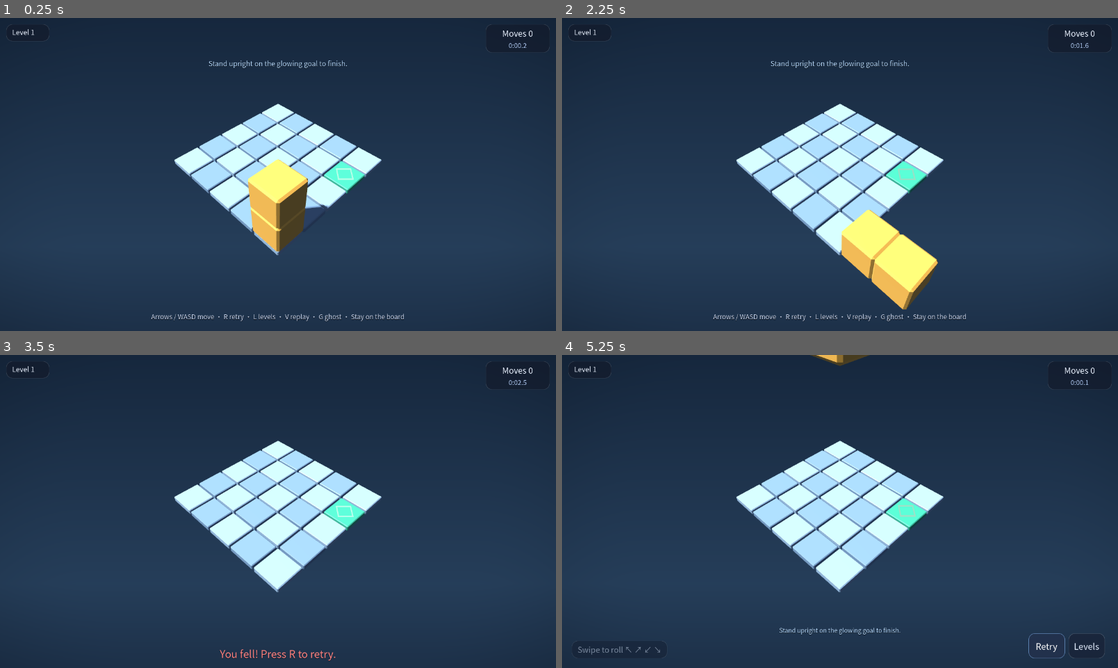
Above: before the commit, frames 1-4 (two rows, left to right).
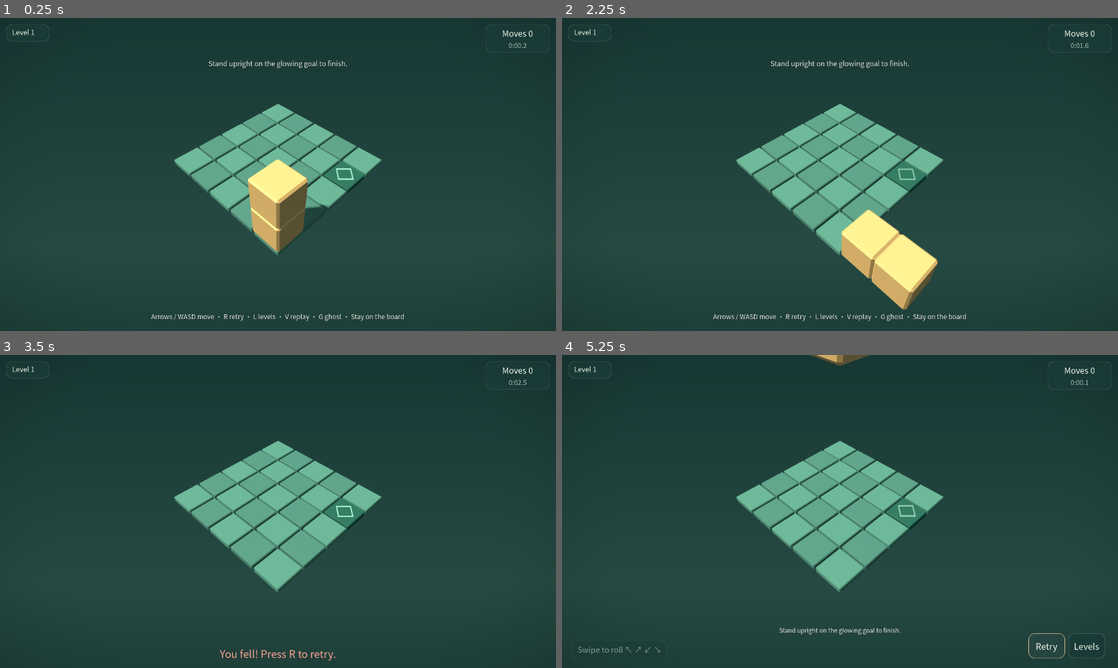
Above: after the commit, the same moments.

Repository: EasyIndie/EasyGodot
Game: Godot game, scene res://scenes/main.tscn
The game is run twice, just before and just after one commit, with the same random seed, the same clock (stepped at 60 frames per second) and the same inputs.
Inputs (mouse positions are in pixels of both pictures, inside the frame that each line leads up to):
- Up to frame 1 (0.25 s): no input
- Up to frame 2 (2.25 s): tap Enter at 0.5 s; move the mouse to (962, 158) at 0.52 s; hold Right 0.53-1.25 s; tap R at 0.6 s; click (962, 158) at 0.67 s; tap Space at 0.77, 1.07, 2 s; drag from (728, 190) to (812, 237) at 1.27 s; move the mouse to (895, 105) at 2.02 s; hold Right from 2.03 s (still down); tap V at 2.1 s
- Up to frame 3 (3.5 s): release Right at 2.75 s; drag from (250, 574) to (111, 464) at 2.77 s
- Up to frame 4 (5.25 s): tap R at 3.5 s; move the mouse to (1006, 558) at 3.52 s; hold Left 3.53-4.25 s; tap T at 3.6 s; tap Space at 3.77, 4.07 s; click "Retry" at 4.25 s; click "Retry" at 5 s

The runs differ from the first frame. In frame 1, 9.2% of the frame differs, in the area x 1-99%, y 2-97%; in frame 2, 11%; in frame 3, 11%; in frame 4, 11%.

Commit message:
Redesign visual themes and fill responsive level grid

Diff:
--- a/games/puzzle-core/i18n/en.json
+++ b/games/puzzle-core/i18n/en.json
@@ -121,5 +121,9 @@
   "组合路线": "Connecting Paths",
   "终章挑战": "Final Challenge",
   "再玩一遍会重新开始一轮：通关进度重新计\n本机记录与已解锁关卡保留": "Start a new round with fresh completion progress.\nYour records and unlocked levels are kept.",
-  "本机保存进度、成绩、回放和偏好；游戏不上传记录。\n\n无账号、广告或追踪 SDK。\n\n可重置进度删除记录。分 …(276 unchanged characters)… ll policy, Web access logs and support."
+  "本机保存进度、成绩、回放和偏好；游戏不上传记录。\n\n无账号、广告或追踪 SDK。\n\n可重置进度删除记录。分 …(276 unchanged characters)… ll policy, Web access logs and support.",
+  "青玉庭院": "Jade Garden",
+  "暖陶工坊": "Clay Atelier",
+  "暮紫幻境": "Twilight Dream",
+  "深海流光": "Ocean Glow"
 }
--- a/games/puzzle-core/meta/level_select.gd
+++ b/games/puzzle-core/meta/level_select.gd
@@ -17,6 +17,7 @@
 const Shapes = preload("res://core/shapes.gd")
 
 signal level_chosen(index: int)
+signal theme_selected(id: String)
 signal theme_requested
 signal language_requested
 signal closed
@@ -55,6 +56,7 @@
 var _reset_btn: Button
 var _ghost_btn: Button
 var _theme_btn: Button
+var _theme_choices: Dictionary = {}
 var _language_btn: Button
 var _pad_btn: Button
 var _share_btn: Button
@@ -132,6 +134,32 @@
 	_subtitle.add_theme_color_override("font_color", FG_OPT)
 	box.add_child(_subtitle)
 
+	_theme_btn = Button.new()
+	_theme_btn.custom_minimum_size.y = 44.0
+	_theme_btn.pressed.connect(func() -> void: theme_requested.emit())
+	box.add_child(_theme_btn)
+	var theme_grid := GridContainer.new()
+	theme_grid.columns = 2
+	theme_grid.add_theme_constant_override("h_separation", 8)
+	theme_grid.add_theme_constant_override("v_separation", 8)
+	box.add_child(theme_grid)
+	var visual_theme = preload("res://meta/visual_theme.gd")
+	for theme_id in visual_theme.IDS:
+		var choice := Button.new()
+		choice.text = visual_theme.title(theme_id).replace(" ", "\n")
+		choice.clip_text = true
+		choice.custom_minimum_size.y = 44.0
+		choice.size_flags_horizontal = Control.SIZE_EXPAND_FILL
+		choice.add_theme_font_size_override("font_size", 13)
+		var colors: Dictionary = visual_theme.palette(theme_id)
+		for state in ["font_color", "font_hover_color", "font_pressed_color"]:
+			choice.add_theme_color_override(state, colors["text"])
+		choice.add_theme_stylebox_override("normal", _sb(colors["panel"], colors["block"], 1))
+		choice.add_theme_stylebox_override("hover", _sb(colors["panel"].lightened(0.08), colors["block"], 2))
+		choice.add_theme_stylebox_override("pressed", _sb(colors["panel"], colors["block"], 3))
+		choice.pressed.connect(func() -> void: theme_selected.emit(theme_id))
+		_theme_choices[theme_id] = choice
+		theme_grid.add_child(choice)
 	_grid = GridContainer.new()
 	_grid.columns = COLS
 	_grid.add_theme_constant_override("h_separation", 8)
@@ -227,10 +255,6 @@
 	_reset_btn.pressed.connect(_on_reset_pressed)
 	row.add_child(_reset_btn)
 
-	_theme_btn = Button.new()
-	_theme_btn.custom_minimum_size.y = 44.0
-	_theme_btn.pressed.connect(func() -> void: theme_requested.emit())
-	box.add_child(_theme_btn)
 	_language_btn = Button.new()
 	_language_btn.custom_minimum_size.y = 44.0
 	_language_btn.pressed.connect(func() -> void: language_requested.emit())
@@ -336,6 +360,8 @@
 
 	var b := Button.new()
 	b.custom_minimum_size = CARD
+	# GridContainer 把剩余宽度均分到各列，降列后也与其它菜单内容齐边。
+	b.size_flags_horizontal = Control.SIZE_EXPAND_FILL
 	b.focus_mode = Control.FOCUS_ALL if unlocked else Control.FOCUS_NONE
 	b.disabled = not unlocked
 	b.add_theme_stylebox_override("normal", _sb(CARD_BG, EDGE, 1))
--- a/games/puzzle-core/meta/touch_controls.gd
+++ b/games/puzzle-core/meta/touch_controls.gd
@@ -86,6 +86,7 @@
 var _hint_label: Label
 var _dir_buttons: Array = []
 var _action_buttons: Array = []
+var _theme_colors: Dictionary = {}
 var _replay_button: Button = null
 var _unit: float = 64.0
 var _screen_dirs: Dictionary = {}   # 由 main.gd 用相机 unproject 现算后注入
@@ -268,6 +269,8 @@
 			b.add_theme_stylebox_override("normal", _sb(Color(0.09, 0.12, 0.20, 0.62), Color(1, 1, 1, 0.14)))
 			b.add_theme_stylebox_override("hover", _sb(Color(0.14, 0.19, 0.30, 0.72), Color(0.55, 0.75, 1.0, 0.60)))
 
+	if not _theme_colors.is_empty():
+		apply_visual_theme(_theme_colors)
 	_apply_layout()
 
 
@@ -588,3 +591,18 @@
 		var b: Button = _dir_buttons[i]
 		var on: bool = _flash.has(_btn_dirs[i])
 		b.modulate = Color(1.10, 1.16, 1.28) if on else Color.WHITE
+
+
+func apply_visual_theme(colors: Dictionary) -> void:
+	_theme_colors = colors
+	for b in _dir_buttons + _action_buttons:
+		for state in ["font_color", "font_hover_color", "font_pressed_color"]:
+			b.add_theme_color_override(state, colors["text"])
+		b.add_theme_stylebox_override("normal", _sb(colors["panel"], Color(colors["muted"], 0.3)))
+		b.add_theme_stylebox_override("hover", _sb(colors["panel"].lightened(0.06), colors["accent"]))
+		b.add_theme_stylebox_override("pressed", _sb(colors["panel"].lightened(0.12), colors["accent"]))
+	_hint.get_theme_stylebox("panel").bg_color = colors["panel"]
+	_hint_label.add_theme_color_override("font_color", colors["text"])
+	if _replay_playing:
+		_action_buttons[2].add_theme_stylebox_override("normal", _sb(Color("713e42"), Color("ffac9b")))
+		_action_buttons[2].add_theme_color_override("font_color", Color("fff3ed"))
--- a/games/puzzle-core/meta/visual_theme.gd
+++ b/games/puzzle-core/meta/visual_theme.gd
@@ -1,31 +1,47 @@
-# 主题共用造型与机关语义，只替换材质和背景配色。
+# 独立的材质、光照与界面配方；旧主题 ID 保持存档兼容。
 extends RefCounted
-
-const IDS := ["mist", "porcelain", "candy"]
-const TITLES := ["雾蓝暖金", "瓷白琥珀", "糖果珊瑚"]
-
+const IDS := ["mist", "porcelain", "candy", "abyss"]
+const TITLES := ["青玉庭院", "暖陶工坊", "暮紫幻境", "深海流光"]
 static func valid(id: String) -> String:
 	return id if IDS.has(id) else IDS[0]
-
 static func title(id: String) -> String:
 	return preload("res://meta/i18n.gd").t(TITLES[IDS.find(valid(id))])
-
 static func next(id: String) -> String:
 	return IDS[(IDS.find(valid(id)) + 1) % IDS.size()]
-
 static func palette(id: String) -> Dictionary:
-	var colors := {
-		"tile_a": Color("8faec5"), "tile_b": Color("7595b1"),
-		"block": Color("efb853"), "goal": Color("3da889"), "ring": Color("b4ffe3"),
-		"switch": Color("e8bc72"), "bridge": Color("50b9d0"),
-		"portal_a": Color("bb8aeb"), "portal_b": Color("64dcc8"),
-		"bg_top": Color("101b2c"), "bg_mid": Color("273e59"), "bg_bottom": Color("111b2c"),
+	var c := {
+		"tile_a": Color("4f857a"), "tile_b": Color("46776f"), "block": Color("e4b97d"),
+		"goal": Color("245a50"), "ring": Color("a3e8c5"), "switch": Color("daab56"),
+		"bridge": Color("499eaf"), "portal_a": Color("9a72b4"), "portal_b": Color("61bba2"),
+		"bg_top": Color("112c2b"), "bg_mid": Color("284a43"), "bg_bottom": Color("132d2a"),
+		"panel": Color("193a36e8"), "text": Color("edf4e9"), "muted": Color("afc8bb"),
+		"accent": Color("e4c694"), "light": Color("fff1d6"), "ambient": Color("b4cabf"),
+		"energy": 0.85, "ambient_energy": 0.48, "roughness": 0.75, "metallic": 0.0,
+		"block_roughness": 0.5, "block_metallic": 0.12,
 	}
 	match valid(id):
 		"porcelain":
-			colors.merge({"tile_a": Color("e0e5e8"), "tile_b": Color("bdcad3"), "block": Color("dda351"),
-				"bg_top": Color("151923"), "bg_mid": Color("333d4c"), "bg_bottom": Color("121822")}, true)
+			c.merge({"tile_a": Color("c8b5a0"), "tile_b": Color("bda88f"), "block": Color("af5741"),
+				"goal": Color("557e70"), "ring": Color("c4e6bf"),
+				"bg_top": Color("e4d9c8"), "bg_mid": Color("f2e8d8"), "bg_bottom": Color("d8c8b3"),
+				"panel": Color("fff8ede8"), "text": Color("453b32"), "muted": Color("756657"),
+				"accent": Color("9a4b38"), "light": Color("fff1dd"), "ambient": Color("d6c9b7"),
+				"energy": 0.78, "ambient_energy": 0.55, "roughness": 0.92,
+				"block_roughness": 0.85, "block_metallic": 0.0}, true)
 		"candy":
-			colors.merge({"tile_a": Color("b2a5dd"), "tile_b": Color("8e83bb"), "block": Color("ef9181"),
-				"bg_top": Color("211b34"), "bg_mid": Color("4b3d64"), "bg_bottom": Color("211c32")}, true)
-	return colors
+			c.merge({"tile_a": Color("71648e"), "tile_b": Color("62567f"), "block": Color("e0a7b0"),
+				"goal": Color("374c68"), "ring": Color("8ddcdd"),
+				"bg_top": Color("231d38"), "bg_mid": Color("453554"), "bg_bottom": Color("251e36"),
+				"panel": Color("30253fe8"), "text": Color("f5e9f2"), "muted": Color("c5afcf"),
+				"accent": Color("e5b6c2"), "light": Color("ffe5ed"), "ambient": Color("c1b6d7"),
+				"energy": 0.82, "ambient_energy": 0.48, "roughness": 0.62,
+				"block_roughness": 0.35, "block_metallic": 0.15}, true)
+		"abyss":
+			c.merge({"tile_a": Color("254a65"), "tile_b": Color("203e58"), "block": Color("e3a94e"),
+				"goal": Color("163e4a"), "ring": Color("60e0d4"),
+				"bg_top": Color("081521"), "bg_mid": Color("142c40"), "bg_bottom": Color("081623"),
+				"panel": Color("102536e8"), "text": Color("e3f1f4"), "muted": Color("99b7c6"),
+				"accent": Color("e5bb70"), "light": Color("deeeff"), "ambient": Color("93b5cd"),
+				"energy": 0.9, "ambient_energy": 0.55, "roughness": 0.5,
+				"block_roughness": 0.28, "block_metallic": 0.28}, true)
+	return c
--- a/games/puzzle-core/scenes/game.gd
+++ b/games/puzzle-core/scenes/game.gd
@@ -638,7 +638,9 @@
 shader_type spatial;
 render_mode cull_back, diffuse_burley, specular_schlick_ggx;
 uniform vec3 base_color : source_color = vec3(0.38, 0.46, 0.66);
-uniform float top_boost = 0.10;
+uniform float top_boost = 0.025;
+uniform float surface_roughness = 0.75;
+uniform float surface_metallic = 0.0;
 uniform float edge_dark = 0.12;
 uniform float glow : hint_range(0.0, 2.0) = 0.0;
 void fragment() {
@@ -649,15 +651,17 @@
 	float rim = smoothstep(0.0, 0.09, min(e.x, e.y));
 	c *= mix(0.95, 1.0, rim);
 	ALBEDO = c;
-	ROUGHNESS = 0.46;
-	METALLIC = 0.0;
+	ROUGHNESS = surface_roughness;
+	METALLIC = surface_metallic;
 	EMISSION = base_color * glow;
 }
 """
 	var mat := ShaderMaterial.new()
 	mat.shader = sh
 	mat.set_shader_parameter("base_color", base)
-	mat.set_shader_parameter("glow", glow)
+	mat.set_shader_parameter("glow", glow * 0.35)
+	mat.set_shader_parameter("surface_roughness", _colors["roughness"])
+	mat.set_shader_parameter("surface_metallic", _colors["metallic"])
 	return mat
 
 
@@ -676,7 +680,7 @@
 uniform float energy = 1.0;
 void fragment() {
 	ALBEDO = ring_color * energy;
-	EMISSION = ring_color * energy;
+	EMISSION = vec3(0.0);
 }
 """
 	var mat := ShaderMaterial.new()
@@ -889,15 +893,17 @@
 render_mode cull_back, diffuse_burley, specular_schlick_ggx;
 uniform vec3 base_color : source_color = vec3(1.0, 0.6, 0.22);
 uniform float flash = 0.0;
+uniform float surface_roughness = 0.5;
+uniform float surface_metallic = 0.1;
 void fragment() {
 	vec3 wn = normalize((INV_VIEW_MATRIX * vec4(NORMAL, 0.0)).xyz);
 	float up = clamp(wn.y, 0.0, 1.0);
-	vec3 c = base_color * mix(0.88, 1.12, up);
+	vec3 c = base_color * mix(0.82, 1.02, up);
 	float fres = pow(1.0 - clamp(dot(normalize(NORMAL), VIEW), 0.0, 1.0), 2.5);
-	c += vec3(0.34, 0.40, 0.52) * fres * 0.12;
+	c += vec3(0.34, 0.40, 0.52) * fres * 0.035;
 	ALBEDO = c;
-	ROUGHNESS = 0.36;
-	METALLIC = 0.08;
+	ROUGHNESS = surface_roughness;
+	METALLIC = surface_metallic;
 	EMISSION = (base_color * 0.8 + vec3(0.5)) * flash;
 }
 """
@@ -905,6 +911,8 @@
 	mat.shader = sh
 	mat.set_shader_parameter("base_color", base)
 	mat.set_shader_parameter("flash", 0.0)
+	mat.set_shader_parameter("surface_roughness", _colors["block_roughness"])
+	mat.set_shader_parameter("surface_metallic", _colors["block_metallic"])
 	return mat
 
 
@@ -942,7 +950,7 @@
 	_glow_t += delta
 	var pulse: float = 0.5 + 0.42 * sin(_glow_t * 2.0)
 	if _tile_mat_goal != null:
-		_tile_mat_goal.set_shader_parameter("glow", 0.12 + 0.14 * pulse)
+		_tile_mat_goal.set_shader_parameter("glow", 0.035 + 0.045 * pulse)
 	for r in goal_rings:
 		if not is_instance_valid(r):
 			continue
@@ -1075,6 +1083,8 @@
 	for entry in bindings:
 		if entry[0] != null:
 			entry[0].set_shader_parameter("base_color", _colors[entry[1]])
+			entry[0].set_shader_parameter("surface_roughness", _colors["block_roughness" if entry[1] == "block" else "roughness"])
+			entry[0].set_shader_parameter("surface_metallic", _colors["block_metallic" if entry[1] == "block" else "metallic"])
 	for ring in goal_rings:
 		ring.material_override.set_shader_parameter("ring_color", _colors["ring"])
 	for root_node in [_ghost, _ghost_rig]:
--- a/games/puzzle-core/scenes/main.gd
+++ b/games/puzzle-core/scenes/main.gd
@@ -96,7 +96,7 @@
 const RIGHT_PANEL_H_ONE_LINE := 40.0
 const HUD_MARGIN := 14.0
 
-const LIGHT_ENERGY := 1.15  # 主光基础亮度
+var LIGHT_ENERGY := 1.15  # 主光基础亮度
 
 # 关卡切换过渡（棋盘下沉 + 暗幕，衔接自然）
 const FADE_TIME := 0.4      # 暗幕淡入/淡出时长（秒）
@@ -944,6 +944,7 @@
 	level_select.ghost_toggled.connect(_on_ghost_toggled)
 	level_select.pad_toggled.connect(_on_pad_toggled)
 	level_select.theme_requested.connect(_on_theme_requested)
+	level_select.theme_selected.connect(_on_theme_selected)
 	level_select.language_requested.connect(_on_language_requested)
 	level_select.share_requested.connect(_on_share_requested)
 
@@ -1614,8 +1615,36 @@
 	if backdrop != null:
 		for part in ["top", "mid", "bottom"]:
 			backdrop.material_override.set_shader_parameter(part + "_color", colors["bg_" + part])
+	LIGHT_ENERGY = colors["energy"]
+	light.light_energy = LIGHT_ENERGY
+	light.light_color = colors["light"]
+	var environment: Environment = get_node("WorldEnvironment").environment
+	environment.background_color = colors["bg_mid"]
+	environment.ambient_light_color = colors["ambient"]
+	environment.ambient_light_energy = colors["ambient_energy"]
+	for panel in [left_panel, right_panel]:
+		var style: StyleBoxFlat = panel.get_theme_stylebox("panel")
+		style.bg_color = colors["panel"]
+		style.border_color = Color(colors["muted"], 0.18)
+	for label in [level_label, moves_label, help_label, lesson_label, replay_label]:
+		label.add_theme_color_override("font_color", colors["text"])
+	for label in [time_label, best_label]:
+		label.add_theme_color_override("font_color", colors["muted"])
+	for label in [win_label, challenge_label]:
+		label.add_theme_color_override("font_color", colors["accent"])
+	fail_label.add_theme_color_override("font_color", Color("aa3e32") if id == "porcelain" else Color("ffac9b"))
+	for label in [help_label, lesson_label, win_label, fail_label, replay_label]:
+		label.add_theme_color_override("font_shadow_color", Color(0, 0, 0, 0.0 if id == "porcelain" else 0.4))
+	if touch_controls != null:
+		touch_controls.apply_visual_theme(colors)
 	if OS.has_feature("web"):
 		JavaScriptBridge.eval("try { localStorage.setItem('gf-theme', %s); } catch (_) {}" % JSON.stringify(VisualTheme.valid(id)), true)
+
+func _on_theme_selected(id: String) -> void:
+	progress.set_visual_theme(id)
+	_apply_visual_theme(progress.visual_theme())
+	level_select._theme_btn.text = I18n.t("主题：%s") % VisualTheme.title(progress.visual_theme())
+	level_select.close()
 
 func _on_theme_requested() -> void:
 	progress.set_visual_theme(VisualTheme.next(progress.visual_theme()))
--- a/games/puzzle-core/tests/test_i18n_theme.gd
+++ b/games/puzzle-core/tests/test_i18n_theme.gd
@@ -62,6 +62,11 @@
 	for id in VisualTheme.IDS:
 		scene._apply_visual_theme(id)
 		check(scene.game.theme_id == id, "主题应用")
+		var recipe: Dictionary = VisualTheme.palette(id)
+		check(scene.get_node("WorldEnvironment").environment.background_color == recipe["bg_mid"], "低画质背景同步主题")
+		check(is_equal_approx(scene.light.light_energy, recipe["energy"]), "主题光照同步")
+		check(scene.game._block_mat.get_shader_parameter("surface_roughness") == recipe["block_roughness"], "切换主题同步材质质感")
+		check(scene.left_panel.get_theme_stylebox("panel").bg_color == recipe["panel"], "HUD同步主题")
 		check(scene.game.state.world_cells() == state and scene.game.move_count == count, "换主题保留当前方块和步数")
 	check(scene.level_label.text.begins_with("Level"), "英文HUD")
 	scene._touch_active = true
@@ -69,6 +74,12 @@
 	scene._open_level_select()
 	await process_frame
 	check(scene.level_select._title.text == "Choose a level", "英文选关")
+	scene.level_select._theme_choices["abyss"].pressed.emit()
+	await process_frame
+	check(not scene.level_select.is_open() and scene.progress.visual_theme() == "abyss", "主题卡片直接选择并返回游戏")
+	check(scene.game.state.world_cells() == state, "主题卡片切换保留棋盘状态")
+	scene._open_level_select()
+	await process_frame
 	check(scene.touch_controls._action_buttons[0].text == "Retry", "英文触屏按钮")
 	# en -> zh -> system。跟随英文系统，继续保持当前谜题。
 	scene._on_language_requested()
--- a/games/puzzle-core/tests/test_status_layout.gd
+++ b/games/puzzle-core/tests/test_status_layout.gd
@@ -96,6 +96,23 @@
 	press.pressed = false
 	menu._input(press)
 	check(not menu.is_open(), "滚动后的返回游戏按钮仍能点按")
+	# 覆盖 2/3/4/5 列及断点两侧，检查实际容器排版而非只验证计算值。
+	menu.open_with(scene.entries, scene.progress, scene.current_index)
+	for width in [240, 390, 723, 724, 800, 923, 924, 1280]:
+		root.size = Vector2i(width, 800)
+		await process_frame
+		menu._apply_layout()
+		for frame in range(4):
+			await process_frame
+		var columns: int = menu._grid.columns
+		var first: Rect2 = menu._cards[0].get_global_rect()
+		var last: Rect2 = menu._cards[columns - 1].get_global_rect()
+		var grid: Rect2 = menu._grid.get_global_rect()
+		check(absf(first.position.x - grid.position.x) <= 1.0, "首列与网格左侧齐边：%d" % width)
+		check(absf(last.end.x - grid.end.x) <= 1.0, "末列占满网格右侧：%d列/%dpx" % [columns, width])
+		check(grid.end.x <= width, "网格不溢出屏幕：%d" % width)
+		for col in range(columns):
+			check(absf(menu._cards[col].size.x - first.size.x) <= 1.0, "各列均分可用宽度")
 	scene.free()
 	DirAccess.remove_absolute(ProjectSettings.globalize_path(save_path))
 	print(JSON.stringify({"suite": "test_status_layout", "checks": checks, "failures": failures, "status": "ok" if failures == 0 else "fail"}))
Not shown, changed: games/puzzle-core/export_presets.cfg
Binary file changed: games/puzzle-core/fonts/NotoSansSC-Regular.otf
Not shown, changed: workflow/docs/11-first-release-plan.md
Not shown, changed: workflow/docs/12-themes-and-i18n.md
Not shown, changed: workflow/web/head_include.html
